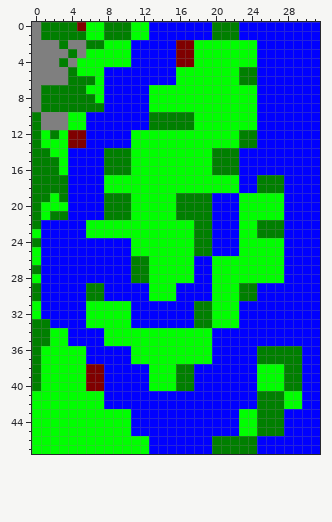
File history of a pixel-art sprite, Assets/Maps/Venice.png. The picture above was drawn from the file before the commit.
The file is 32x48 pixels.
The result:
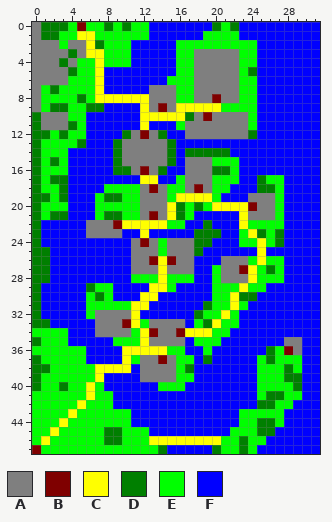
Palette (. is transparent): A #7f7f7f  B #7f0000  C #ffff00  D #007f00  E #00ff00  F #0000ff
The edit:
Changed rows in their new state; - is an unchanged pixel.
first column x 0:
 0 ----E----E-----------E--------
 1 ---EECC-EEE--------EEEE-------
 2 ---E--C---------EE------------
 3 ------CC--------EEAAAAA-------
 4 -------C--------EEAAAAA-------
 5 -------C----------AAAAAE------
 6 ----EEEC-------E--AAAAAEE-----
 7 -E-EEE-C-----AAA--AAAAA-------
 8 -EEEE-ECCCCCCAAA--AABAA-------
 9 -E--EE------CABACCCCC---------
10 ------------CCCCC-ABAAAA------
11 ----D-------CFFFEAAAAAAA------
12 -DEDEE----DABADFFAAAAAAA------
13 ----ED---DAAAAADFFFFFFFFF-----
14 -E------F-AAAAADFDDD--F-------
15 -E------F-AAAAADFAAAEEE-------
16 -EE-----F--ABADFFAAA--E-------
17 -E------FFFFCCFF-AAA------EE--
18 -EE---------ABA--ABA--F----E--
19 -------E--E-AAA-CCCCE--FAAA---
20 -------EEEE-AAAC-E-ECCCCBAA---
21 -------E--E-ABAC-EFF---CAAA---
22 ------AAABCCCCC--FF----C-EEE--
23 D-----AAAAFFCFFFFF--D---C-E---
24 -----------ABA-AAA-------C-D--
25 DD---------AAA-AAA-F---FFCFF--
26 DD---------AABCBAA--FAAA-C----
27 -D---------AAACAAA---AABC-D---
28 DD---------EE-C------AAAC-----
29 -------EE----CC--------CEE----
30 ------E-E---CCFF------C-------
31 D----------CC-----F---CE------
32 D------AAAAC-------E-C--------
33 ------FAAABCEAAAA-E-C---------
34 EE-----AAAA-CBAABCCCEE--------
35 -E------F---CAAAAF--E-------AA
36 E---------CCCCC--FF------F-EBA
37 ----------C-AABA--FD-----E-EEE
38 -D----ECCCC-AAAAE------------E
39 ------EC----AAAAEE------------
40 ---D--CE-----F--EF----------E-
41 ------C-E----------------E----
42 -----C--E------------------E-F
43 ----C--------------------EEE--
44 ---C-----------------------E--
45 --C-----DD-EE---------E----F--
46 -C------DD---CCCCCCCCEE-EE----
47 B------------ED------EE-E-----
Boxes around the changes in both pictures, in picture pixels (x1, y1, x2, y2):
changed: (32, 22, 302, 454)
